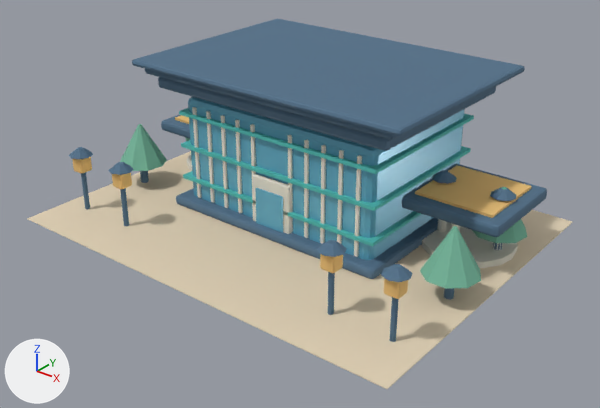
The glTF model frontend/public/models/developer-metropolis/campus.glb, before and after one commit.
Rendered twice from a 50 mm camera at (-690.0, -872.0, 222.0) aimed at (-951.0, -546.0, 20.0). The lights are fixed; the arrows at lower left show +X, +Y and +Z. The picture after the commit comes second. Vertices at exactly the same position are counted once.

Objects in the first picture: 'Batched Deep ink roof details', 'Batched Garden canopy details', 'Batched Jade trim details', 'Batched Lantern brass details', 'Batched Pearl limestone details', 'Courtyard plaza', 'Developer Metropolis Hall', 'Main entrance glass'.
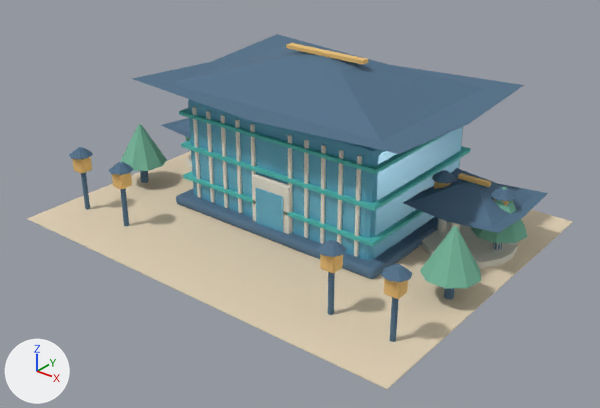
Where the newer file only moved an object's origin or applied its transform, the numbers keep the older frame.

Changed parts and their boxes [x1, y1, x2, y2] in the pictures (600 x 408 px):
'Batched Deep ink roof details', reshaped: before [69, 19, 547, 342]; after [69, 34, 548, 342]
'Batched Lantern brass details', reshaped (39% taller): before [72, 115, 532, 299]; after [72, 43, 509, 299]
part 1 of me_cube_003, rebuilt (11% shorter): before [402, 164, 547, 237]; after [403, 168, 548, 233]
part 2 of me_cube_003, rebuilt: before [145, 69, 500, 140]; after [133, 34, 524, 154]
part 3 of me_cube_003, rebuilt (16% shorter): before [161, 115, 190, 139]; after [161, 118, 190, 138]
part 4 of me_cube_003, deleted: before [158, 77, 496, 151]
part 5 of me_cube_003, deleted (blue): before [132, 19, 525, 136]
part 6 of me_cube_023, added (beige): after [286, 43, 368, 65]
part 7 of me_cube_023, added: after [458, 173, 492, 187]
part 8 of me_cube_023, deleted (mostly hidden): before [175, 115, 189, 124]
part 9 of me_cube_023, deleted (beige): before [415, 165, 532, 218]

The change in detail:
me_cube_003 is used by ob_batched_deep_ink_roof_details; location (-960.0, -511.0, 5.7).
me_cube_003 had 644 vertices, 1184 faces and spanned x -120.0..120.0, y -98.0..64.0, z -3.0..86.0.
me_cube_003 now has 472 vertices, 830 faces and spans x -120.0..120.0, y -98.0..64.0, z -3.0..90.0.
me_cube_003 part 1: the loose piece of 56 vertices spanning x 62.0..120.0, y -18.0..40.0, z 22.0..30.0 is rebuilt with 32 vertices and now spans x 62.0..120.0, y -18.0..40.0, z 24.0..35.0.
me_cube_003 part 2: the loose piece of 56 vertices spanning x -84.0..84.0, y -60.0..60.0, z 78.0..82.0 is rebuilt with 32 vertices and now spans x -90.0..90.0, y -64.0..64.0, z 70.0..90.0.
me_cube_003 part 3: the loose piece of 56 vertices spanning x -120.0..-62.0, y -18.0..40.0, z 22.0..30.0 is rebuilt with 32 vertices and now spans x -120.0..-62.0, y -18.0..40.0, z 24.0..35.0.
me_cube_003 part 4: the loose piece of 56 vertices spanning x -78.0..78.0, y -56.0..56.0, z 70.0..76.0 is deleted.
me_cube_003 part 5: the loose piece of 44 vertices spanning x -90.0..90.0, y -64.0..64.0, z 82.0..86.0 is deleted.
me_cube_023 is used by ob_batched_lantern_brass_details; location (-1051.0, -500.0, 35.7).
me_cube_023 had 464 vertices, 888 faces and spanned x -22.0..204.0, y -106.0..22.0, z -8.0..2.0.
me_cube_023 now has 472 vertices, 900 faces and spans x -21.0..203.0, y -106.0..4.0, z -8.0..62.0.
me_cube_023 part 6: a new loose piece, a box spanning x 64.5..117.5, y -13.5..-8.5, z 60.0..62.0, in mat_lantern_brass (beige #f6ce84).
me_cube_023 part 7: a new loose piece, a box spanning x 173.0..191.0, y -1.5..1.5, z 5.0..7.0, in mat_lantern_brass (beige #f6ce84).
me_cube_023 part 8: the loose piece of 8 vertices spanning x -22.0..22.0, y -22.0..22.0, z -1.0..1.0 is deleted.
me_cube_023 part 9: the loose piece of 8 vertices spanning x 160.0..204.0, y -22.0..22.0, z -1.0..1.0 is deleted.
Other edits to the shape of me_cube_023 do not show in these pictures.
